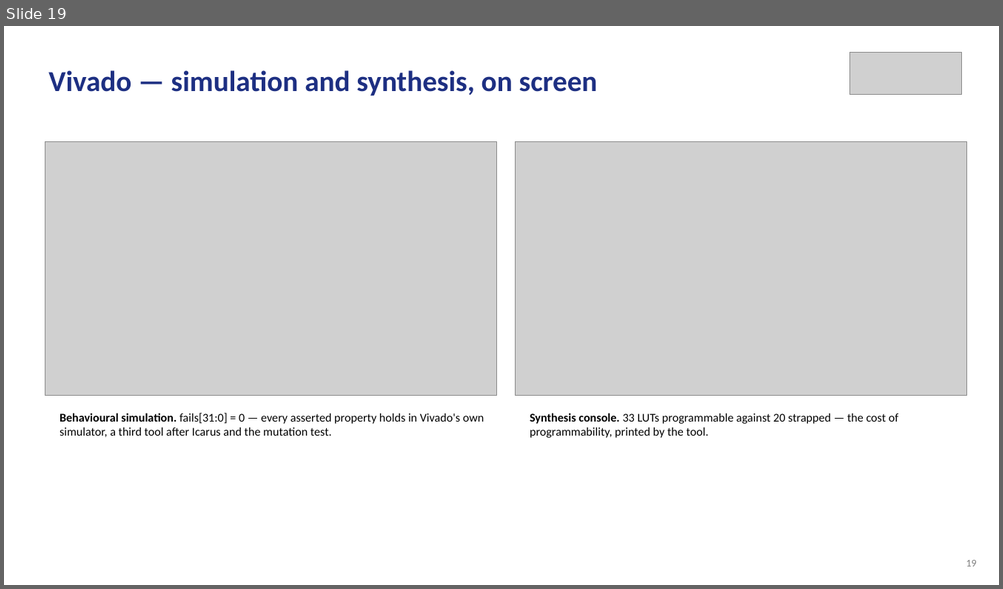
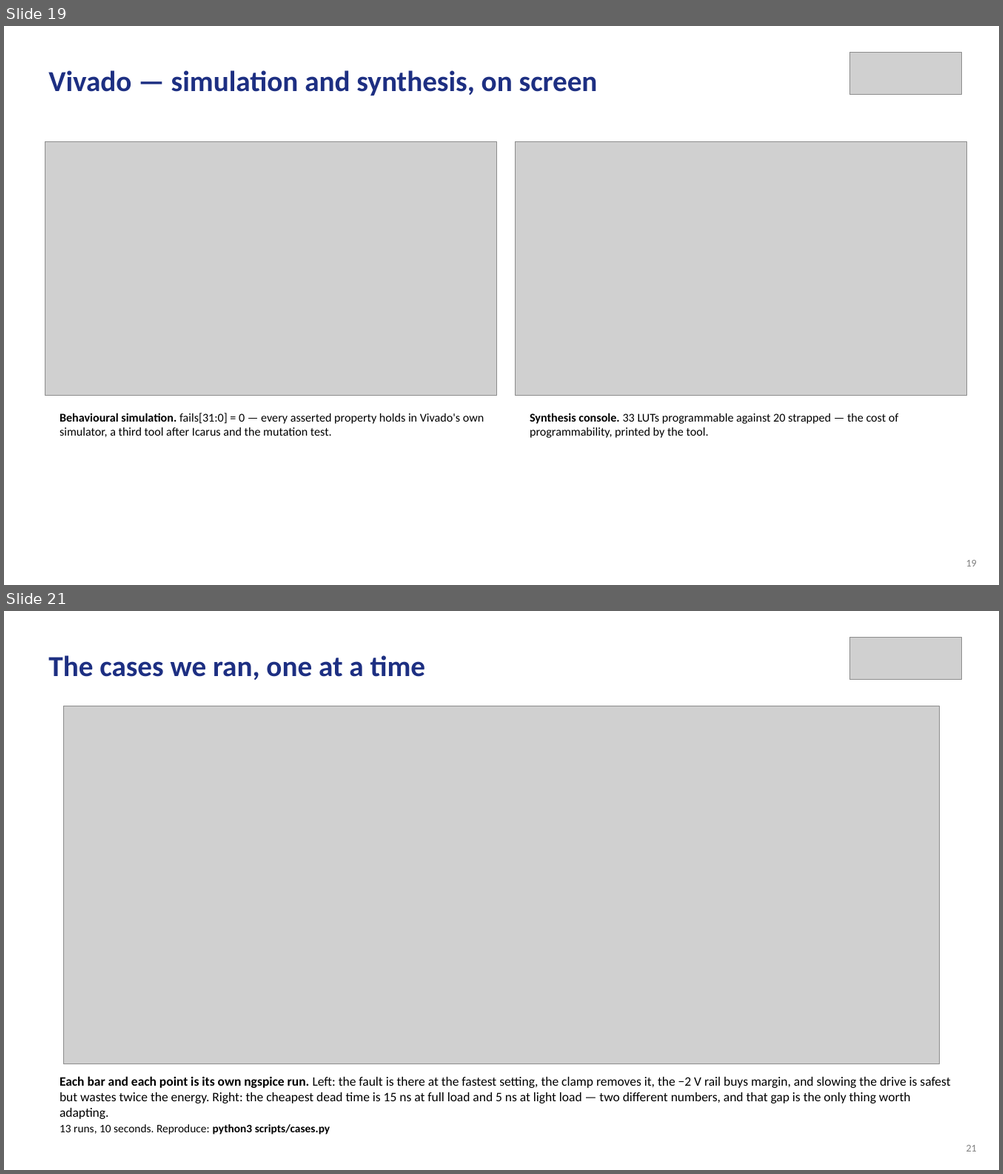
Before and after one commit to Amritha902/gan-driver, a slide deck: review/Review1_GaN_Segmented_Gate_Driver.pptx. Shown one above the other, each under a label of ours: slide 19 before the commit, slides 19 and 21 after it; the slides between them are not shown. The pictures are 1003x589 and 1003x1174 pixels, drawn with LibreOffice and Linux fonts; fonts in the diff are those of the drawing; grey boxes stand for pictures. Boxes give left, top, right and bottom in pixels: in the first picture for what was removed or moved away, otherwise in the second. Text is boxed around its words. In the diff, an @@ line names an element or a change of style, - is before the commit and + after.

```diff
--- a/review/Review1_GaN_Segmented_Gate_Driver.pptx
+++ b/review/Review1_GaN_Segmented_Gate_Driver.pptx
@@ slide 21 added at [4,611,999,1170], background #FFFFFF @@
@@ picture added at [849,637,962,680] @@
@@ text added at [48,655,425,680], 28 pt, text #1D2F82, bold @@
+The cases we ran, one at a time
@@ picture added at [64,706,939,1065] @@
@@ text added at [60,1076,950,1135], 12.5 pt, text #000000 @@
+Each bar and each point is its own ngspice run. Left: the fault is there at the fastest setting, the clamp removes it, the −2 V rail buys margin, and slowing the drive is safest but wastes twice the energy. Right: the cheapest dead time is 15 ns at full load and 5 ns at light load — two different numbers, and that gap is the only thing worth adapting.
+13 runs, 10 seconds. Reproduce: python3 scripts/cases.py
@@ text added at [966,1145,976,1152], 10 pt, text #808080 @@
+21
```
Also in this commit, not shown: 11 slides changed, 1 slide removed, 15 other files.
